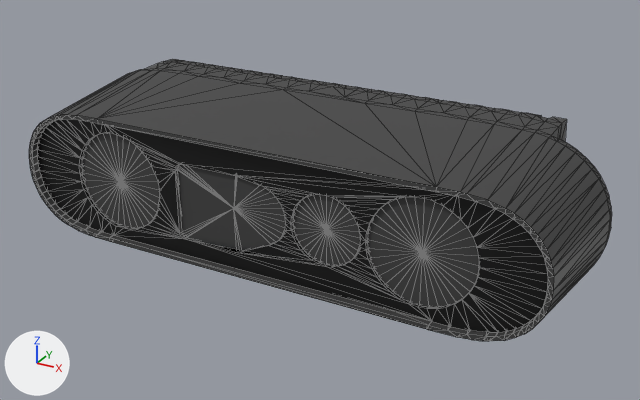
An edit to the COLLADA model meshes/orbbec_gemini2/orbbec_gemini2.dae, drawn before and after from the same camera.
Camera for both pictures: a 50 mm lens placed at (0.0628, -0.1145, 0.0522), pointed at (0.0025, -0.005, -0.0026). The axes (+X, +Y, +Z) are drawn at lower left. The lights are the same throughout. The first picture is the older version. Mesh edges are drawn as thin lines. Where no turn or scale is listed for an object, it has been applied to the vertices.

The first picture shows 'body', 'glass', 'optics'.
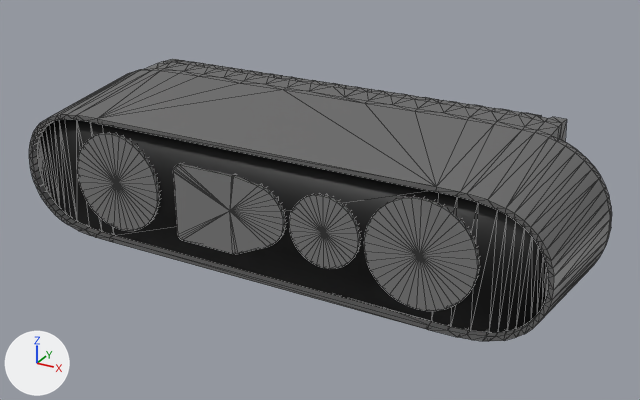
The newer file is also turned or shifted as a whole; pictures and numbers use the older file's frame.

What changed in the scene script:
```text
Change mat_metal_coat:
    mat_metal_coat.base_color: (0.05, 0.05, 0.05) -> (0.2, 0.2, 0.2)  # dark grey #3f3f3f -> grey #7c7c7c
Add mat_grey_glass:
    mat_grey_glass = principled_material('Grey Glass')
    mat_grey_glass.base_color = (0.2, 0.2, 0.2)  # grey #7c7c7c
Change me_plane_002:
    used by ob_glass; location = (0.0, 0.0, 0.0)
    remove me_plane_002.from_pydata(...)  # 376 vertices, 764 faces; spans x -0.0418..0.0418, y -0.0191..-0.018, z -0.0095..0.0095
    add me_plane_002.from_pydata(...)  # 108 vertices, 212 faces; spans x -0.0418..0.0418, y -0.0191..-0.018, z -0.0095..0.0095
    me_plane_002 part 1: 268 vertices removed from x -0.0328..0.0328, y -0.0191..-0.018, z -0.0078..0.0078
Change me_plane_001:
    where me_plane_001.from_pydata(...)  # 276 vertices, 536 faces; spans x -0.0328..0.0328, y -0.0191..-0.018, z -0.0078..0.0078
    remove me_plane_001.materials.append(mat_metal_coat)  # dark grey #3f3f3f
    add me_plane_001.materials.append(mat_grey_glass)  # grey #7c7c7c
Change ob_optics:
    ob_optics.location: (0.0, 0.0005, 0.0) -> (0.0, -0.0005, 0.0)
```

Location of each change, (x1, y1, x2, y2) in pixels of the pictures (640 x 400 px):
'body', recoloured (dark grey to grey)
    both: (29, 59, 612, 341)
'optics', recoloured, moved
    before: (82, 133, 479, 307)
    after: (77, 133, 479, 311)
part 1 of me_plane_002, deleted (black)
    before: (37, 119, 548, 332)
